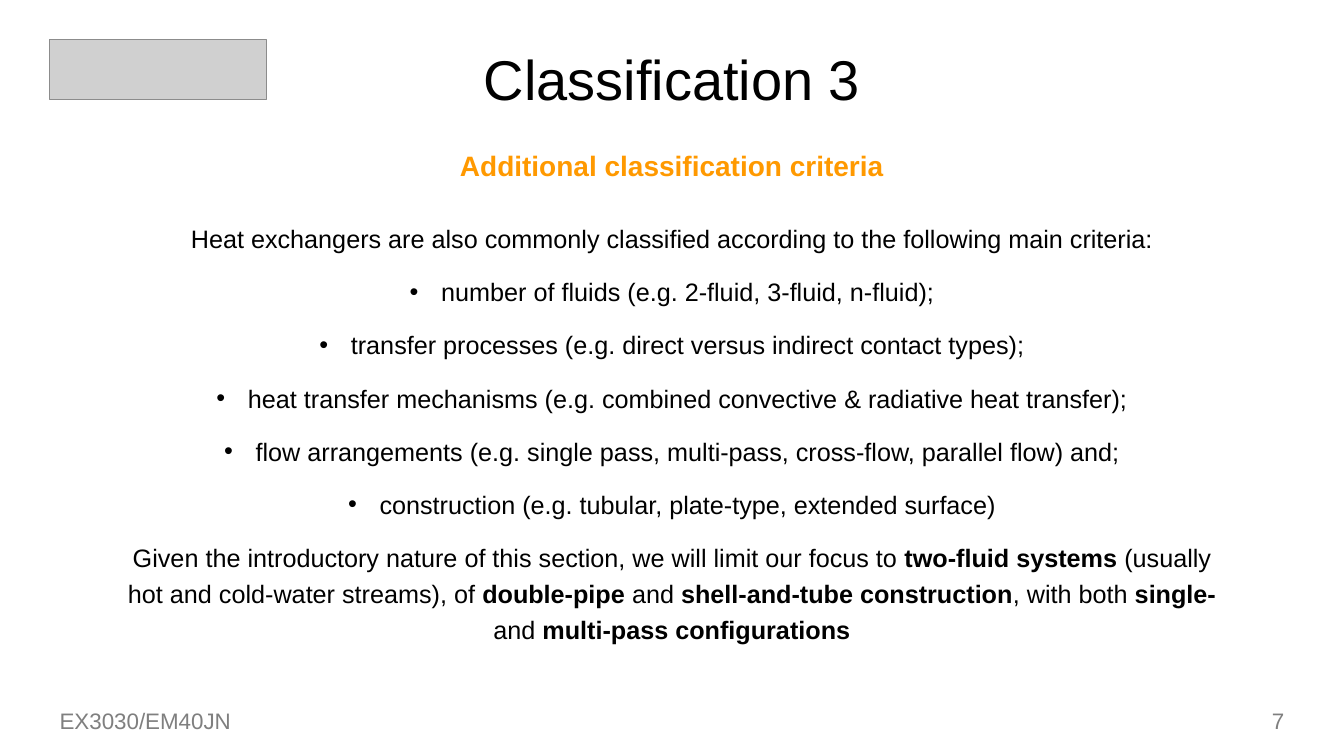
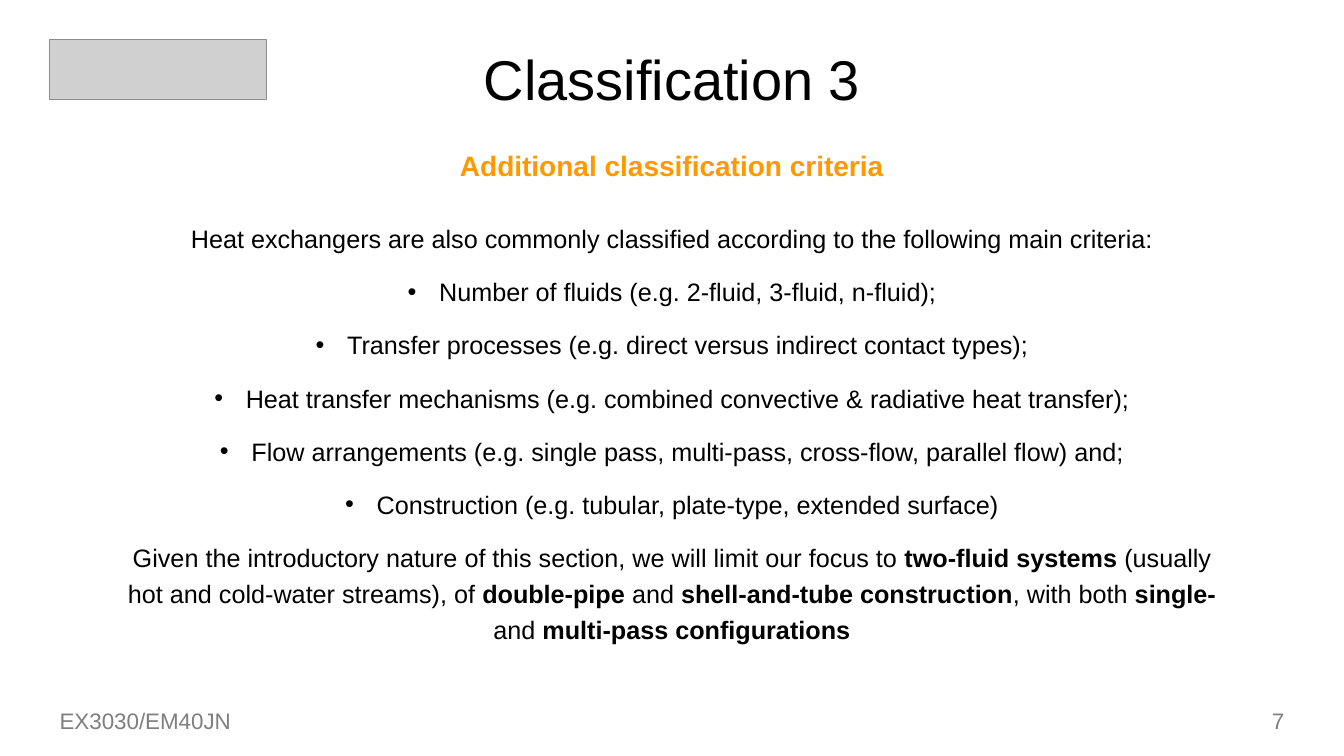
Before and after one commit to toastedcrumpets/HMMT, a slide deck: slide 7 of oldnotes/Week8-01.pptx. Drawn at 1344x756 pixels with LibreOffice and Linux fonts; fonts in the diff are those of the drawing; grey boxes stand for pictures. Boxes give left, top, right and bottom in pixels: in the first picture for what was removed or moved away, otherwise in the second. Text is boxed around its words. In the diff, an @@ line names an element or a change of style, - is before the commit and + after.

```diff
--- a/oldnotes/Week8-01.pptx
+++ b/oldnotes/Week8-01.pptx
@@ text at (246,282,1129,519): text changed @@
-• number of fluids (e.g. 2-fluid, 3-fluid, n-fluid);
-• transfer processes (e.g. direct versus indirect contact types);
-• heat transfer mechanisms (e.g. combined convective & radiative heat transfer);
-• flow arrangements (e.g. single pass, multi-pass, cross-flow, parallel flow) and;
-• construction (e.g. tubular, plate-type, extended surface)
+• Number of fluids (e.g. 2-fluid, 3-fluid, n-fluid);
+• Transfer processes (e.g. direct versus indirect contact types);
+• Heat transfer mechanisms (e.g. combined convective & radiative heat transfer);
+• Flow arrangements (e.g. single pass, multi-pass, cross-flow, parallel flow) and;
+• Construction (e.g. tubular, plate-type, extended surface)
```
Also in this commit, not shown: 8 other slides changed, 2 slides added, 8 other files.
